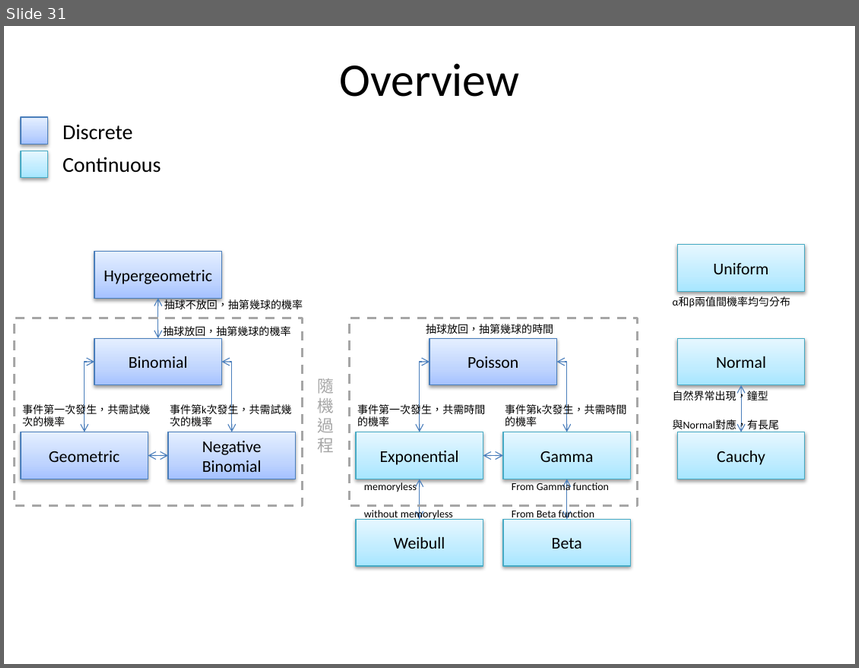
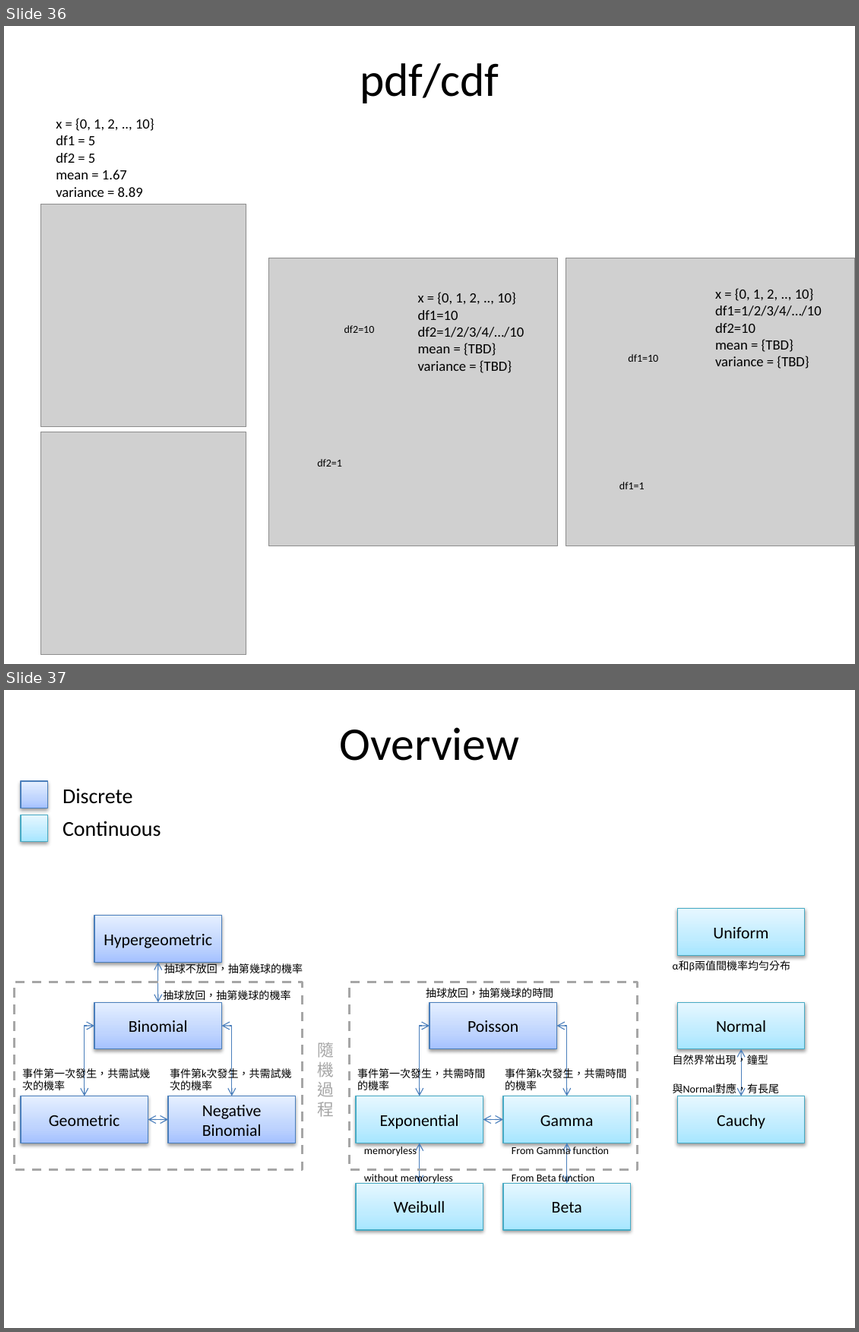
Before and after one commit to fuchingy/data_science, a slide deck: probability/doc/random_variable_distribution.pptx. Shown one above the other, each under a label of ours: slide 31 before the commit, slides 36 and 37 after it. The pictures are 859x668 and 859x1332 pixels, drawn with LibreOffice and Linux fonts; fonts in the diff are those of the drawing; grey boxes stand for pictures. Boxes give left, top, right and bottom in pixels: in the first picture for what was removed or moved away, otherwise in the second. Text is boxed around its words. In the diff, an @@ line names an element or a change of style, - is before the commit and + after.

```diff
--- a/probability/doc/random_variable_distribution.pptx
+++ b/probability/doc/random_variable_distribution.pptx
@@ slide 36 added at <box>4,26,855,664</box>, background #FFFFFF @@
@@ title added at <box>360,63,499,104</box>, 39.6 pt, text #000000 @@
+pdf/cdf
@@ text added at <box>56,118,154,197</box>, 12 pt, text #000000 @@
+x = {0, 1, 2, .., 10}
+df1 = 5
+df2 = 5
+mean = 1.67
+variance = 8.89
@@ picture added at <box>40,205,246,428</box> @@
@@ picture added at <box>268,259,557,547</box> @@
@@ picture added at <box>566,259,855,547</box> @@
@@ text added at <box>418,292,525,373</box>, 12 pt, text #000000 @@
+x = {0, 1, 2, .., 10}
+df1=10
+df2=1/2/3/4/…/10
+mean = {TBD}
+variance = {TBD}
@@ text added at <box>715,288,822,369</box>, 12 pt, text #000000 @@
+x = {0, 1, 2, .., 10}
+df1=1/2/3/4/…/10
+df2=10
+mean = {TBD}
+variance = {TBD}
@@ text added at <box>344,325,375,333</box>, 9 pt, text #000000 @@
+df2=10
@@ text added at <box>628,354,658,362</box>, 9 pt, text #000000 @@
+df1=10
@@ picture added at <box>40,432,246,655</box> @@
@@ text added at <box>317,459,342,467</box>, 9 pt, text #000000 @@
+df2=1
@@ text added at <box>620,482,645,490</box>, 9 pt, text #000000 @@
+df1=1
@@ what was slide 31 is now slide 37 @@
```
Also in this commit, not shown: 2 slides changed, 6 other slides added.
